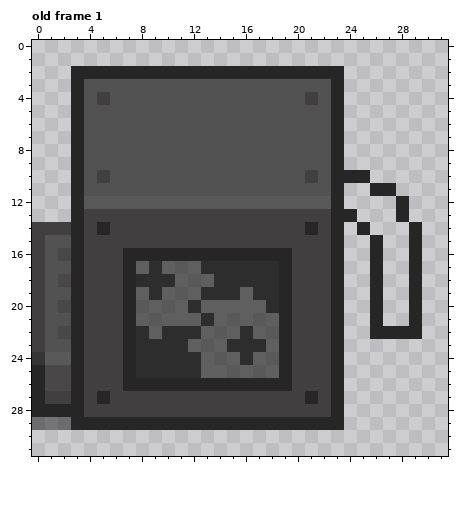
Pixel-art file, stored at assets/sprites/tiles/basicPump.ase. Above, as it was before the edit.
32x32 pixels, 1 frame. Colours within 5 levels of each other are drawn and written as one. Shown: old frame 1. The commit also changed other frames, which this record leaves out.
After the commit:
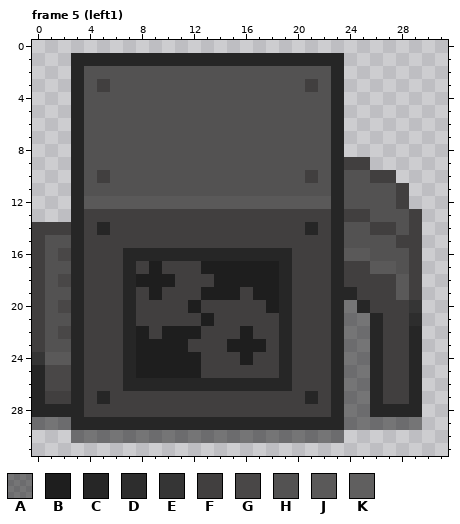
Palette (. is transparent): A #0000006e  B #1e1e1e  C #262626  D #2d2d2d  E #353535  F #413f3f  G #494747  H #535252  J #5a5959  K #605f5f
A new or re-ordered frame is compared with the old frame closest to it.
Message: feat: Steam Engine, Basic Pump
Edits made:
frames 1 -> 16
--- frame 5 (left1) is new; against old frame 1, layers "Layer 1", "Layer 2"
@@ x 0..31 @@
  0 ................................
- 1 ................................
- 2 ...CCCCCCCCCCCCCCCCCCCCC........
- 3 ...CHHHHHHHHHHHHHHHHHHHC........
- 4 ...CHFHHHHHHHHHHHHHHHFHC........
+ 1 ...CCCCCCCCCCCCCCCCCCCCC........
+ 2 ...CHHHHHHHHHHHHHHHHHHHC........
+ 3 ...CHFHHHHHHHHHHHHHHHFHC........
+ 4 ...CHHHHHHHHHHHHHHHHHHHC........
  5 ...CHHHHHHHHHHHHHHHHHHHC........
@@ x 0..31 @@
  8 ...CHHHHHHHHHHHHHHHHHHHC........
- 9 ...CHHHHHHHHHHHHHHHHHHHC........
-10 ...CHFHHHHHHHHHHHHHHHFHCCC......
-11 ...CHHHHHHHHHHHHHHHHHHHC..CC....
-12 ...CJJJJJJJJJJJJJJJJJJJC....C...
-13 ...CFFFFFFFFFFFFFFFFFFFCC...C...
-14 FFFCFCFFFFFFFFFFFFFFFCFC.C...C..
-15 FHHCFFFFFFFFFFFFFFFFFFFC..C..C..
-16 FHGCFFFCCCCCCCCCCCCCFFFC..C..C..
-17 FHHCFFFCKDKJKDDDDDDCFFFC..C..C..
-18 FHGCFFFCDDDKJKDDDDDCFFFC..C..C..
-19 FHHCFFFCKDKJKDDDKDDCFFFC..C..C..
-20 FHGCFFFCJKJKDKKKKKDCFFFC..C..C..
-21 FHHCFFFCKJKKKDKJKJKCFFFC..C..C..
-22 FHGCFFFCDKDDDKJKDKJCFFFC..CCCC..
-23 FHHCFFFCDDDDKJKDDDKCFFFC........
-24 EJJCFFFCDDDDDKJKDKJCFFFC........
-25 CGGCFFFCDDDDDKKJKJKCFFFC........
-26 CGGCFFFCCCCCCCCCCCCCFFFC........
-27 CFFCFCFFFFFFFFFFFFFFFCFC........
-28 CCCCFFFFFFFFFFFFFFFFFFFC........
-29 AAACCCCCCCCCCCCCCCCCCCCC........
-30 ................................
+ 9 ...CHHHHHHHHHHHHHHHHHHHCFF......
+10 ...CHFHHHHHHHHHHHHHHHFHCHHFF....
+11 ...CHHHHHHHHHHHHHHHHHHHCHHHHF...
+12 ...CJJJJJJJJJJJJJJJJJJJCHHHHF...
+13 ...CFFFFFFFFFFFFFFFFFFFCFFHHHF..
+14 FFFCFCFFFFFFFFFFFFFFFCFCHHFFHF..
+15 FHHCFFFFFFFFFFFFFFFFFFFCHHHHFF..
+16 FHGCFFFCCCCCCCCCCCCCFFFCJJHHHF..
+17 FHHCFFFCFBFFFBBBBBBCFFFCFFJJHF..
+18 FHGCFFFCBBBFFFBBBBBCFFFCFFFFJF..
+19 FHHCFFFCFBFFFBBBFBBCFFFCCFFFJF..
+20 FHGCFFFCFFFFBFFFFFBCFFFCACFFFE..
+21 FHHCFFFCFFFFFBFFFFFCFFFCAACFFD..
+22 FHGCFFFCBFBBBFFFBFFCFFFCAACFFC..
+23 FHHCFFFCBBBBFFFBBBFCFFFCAACFFC..
+24 EJJCFFFCBBBBBFFFBFFCFFFCAACFFC..
+25 CGGCFFFCBBBBBFFFFFFCFFFCAACFFC..
+26 CGGCFFFCCCCCCCCCCCCCFFFCAACFFC..
+27 CFFCFCFFFFFFFFFFFFFFFCFCAACFFC..
+28 CCCCFFFFFFFFFFFFFFFFFFFCAACCCC..
+29 AAACCCCCCCCCCCCCCCCCCCCCAAAAAA..
+30 ...AAAAAAAAAAAAAAAAAAAAA........
 31 ................................
Boxes around the changes in both pictures, in picture pixels (x1, y1, x2, y2):
changed: (71, 53, 344, 105)
changed: (71, 157, 422, 443)
